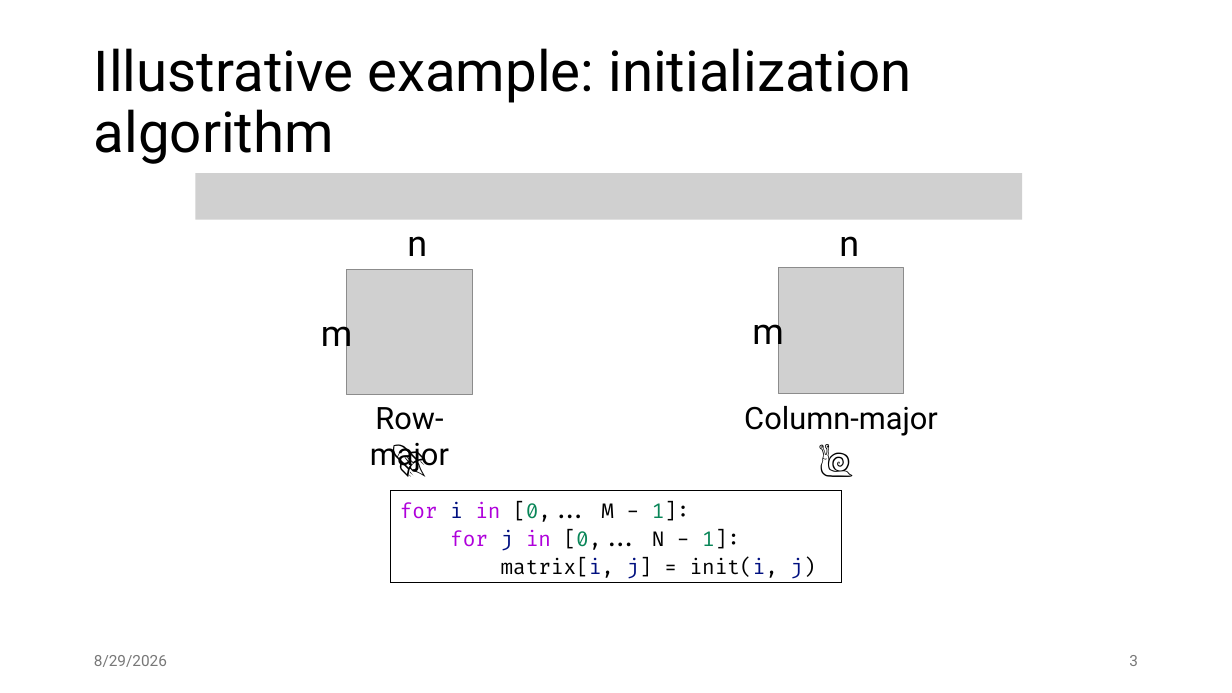
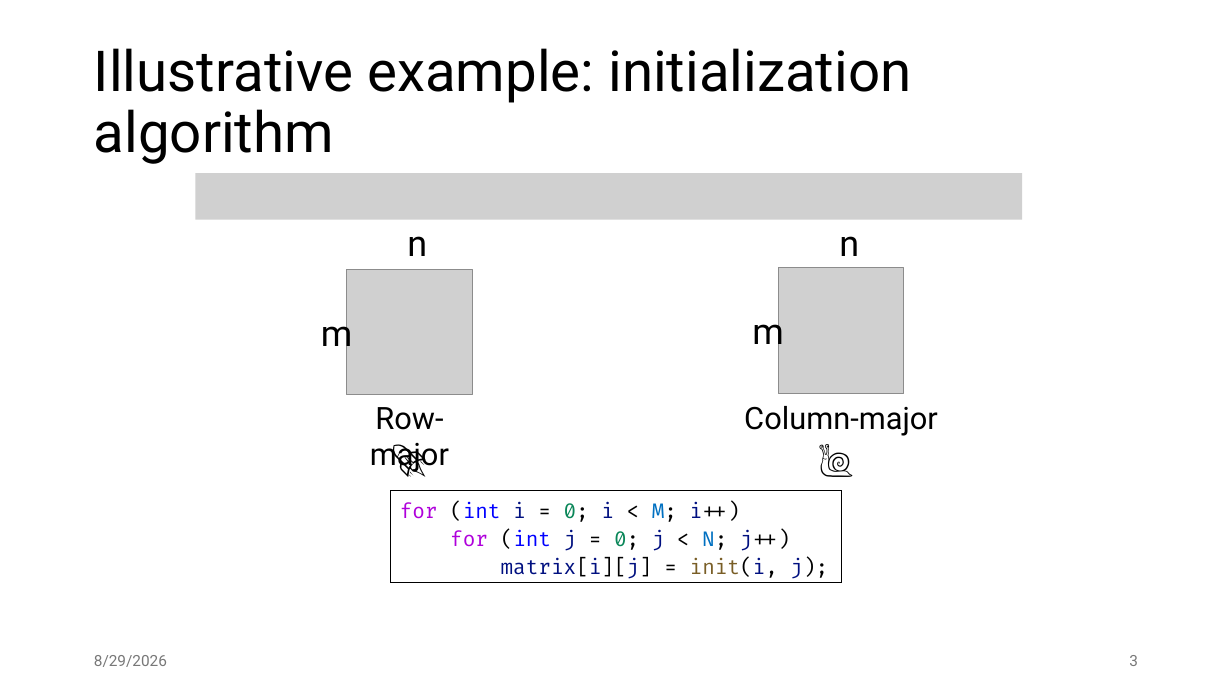
Before and after one commit to jiriklepl/phd-thesis, a slide deck: slide 3 of slides/Optimizing Memory Layouts and Traversal Orders in High-Performance Computing.pptx. Drawn at 1232x693 pixels with LibreOffice and Linux fonts; fonts in the diff are those of the drawing; grey boxes stand for pictures. Boxes give left, top, right and bottom in pixels: in the first picture for what was removed or moved away, otherwise in the second. Text is boxed around its words. In the diff, an @@ line names an element or a change of style, - is before the commit and + after.

```diff
--- a/slides/Optimizing Memory Layouts and Traversal Orders in High-Performance Computing.pptx
+++ b/slides/Optimizing Memory Layouts and Traversal Orders in High-Performance Computing.pptx
@@ text in rectangle at box(400, 501, 828, 579): text changed @@
-for i in [0,... M - 1]:
-for j in [0,... N - 1]:
-matrix[i, j] = init(i, j)
+for (int i = 0; i < M; i++)
+for (int j = 0; j < N; j++)
+matrix[i][j] = init(i, j);
```
Also in this commit, not shown: 9 other slides changed, 2 other files.
